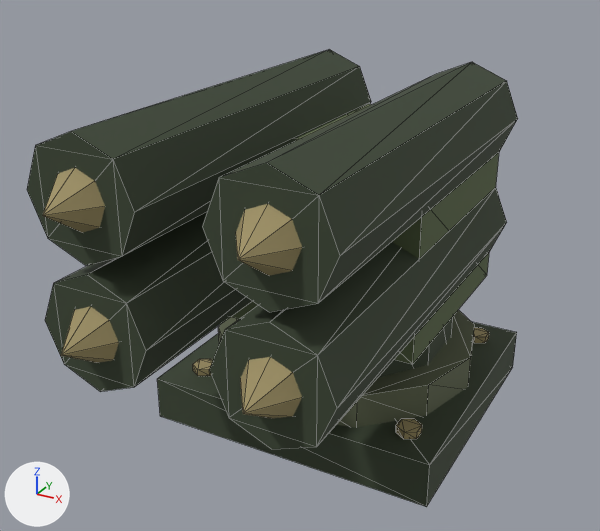
One commit to the OBJ model assets/models/equipment/missileRack.obj: the scene before it, then after it.
Camera for both pictures: a 50 mm lens placed at (0.884, -1.879, 1.304), pointed at (-0.013, -0.249, 0.489). Arrows for +X, +Y and +Z are at lower left; the lights stay in place. The older version comes first. Mesh edges are drawn as thin lines. Where no turn or scale is listed for an object, it has been applied to the vertices. Vertices at exactly the same position are counted once.

The first picture shows 'BASE.020', 'MOVING.009'.
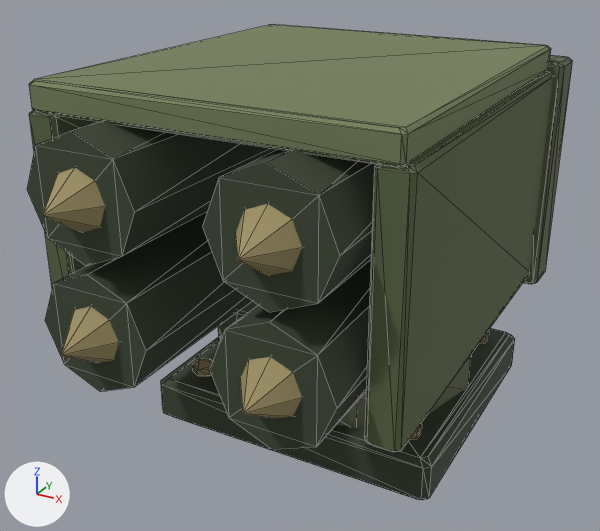
Diff of the bpy script that builds the scene:
```diff
--- a/assets/models/equipment/missileRack.obj.py
+++ b/assets/models/equipment/missileRack.obj.py
@@ me_base_020 @@
 # used by ob_base_020; location = (0.0, 0.0, 0.0)
-me_base_020.from_pydata(...)  # 80 vertices, 136 faces; spans x -0.39..0.39, y -0.365..0.365, z 0.0..0.21
+me_base_020.from_pydata(...)  # 104 vertices, 184 faces; spans x -0.39..0.39, y -0.365..0.365, z 0.0..0.21
+# me_base_020 part 1: the loose piece of 8 vertices spanning x -0.39..0.39, y -0.365..0.365, z 0.0..0.12 is rebuilt with 32 vertices and now spans x -0.39..0.39, y -0.365..0.365, z 0.0..0.12
 me_base_020.materials.append(mat_military_equipment_palette)
@@ me_moving_009 @@
 # used by ob_moving_009; location = (0.0, 0.0, 0.0)
-me_moving_009.from_pydata(...)  # 136 vertices, 228 faces; spans x -0.345..0.345, y -0.86..0.29, z 0.13..0.915
+me_moving_009.from_pydata(...)  # 320 vertices, 576 faces; spans x -0.45..0.45, y -0.86..0.375, z 0.13..0.973
+# me_moving_009 part 2: the loose piece of 8 vertices spanning x -0.305..0.305, y -0.285..0.285, z 0.32..0.72 is rebuilt with 32 vertices and now spans x -0.305..0.305, y -0.285..0.285, z 0.32..0.72
+# me_moving_009 part 3: a new loose piece of 32 vertices spanning x -0.428..-0.352, y -0.665..0.285, z 0.35..0.91, in mat_military_equipment_palette (picture img_palette_png)
+# me_moving_009 part 4: a new loose piece of 32 vertices spanning x 0.352..0.428, y -0.665..0.285, z 0.35..0.91, in mat_military_equipment_palette (picture img_palette_png)
+# me_moving_009 part 5: a new loose piece of 32 vertices spanning x 0.37..0.45, y 0.265..0.375, z 0.325..0.935, in mat_military_equipment_palette (picture img_palette_png)
+# me_moving_009 part 6: a new loose piece of 32 vertices spanning x -0.41..0.41, y -0.67..0.29, z 0.908..0.973, in mat_military_equipment_palette (picture img_palette_png)
+# other edits to the shape of me_moving_009 do not show in these pictures
 me_moving_009.materials.append(mat_military_equipment_palette)
```

Boxes [x1, y1, x2, y2] around the edits, measured in the pictures (600 x 531 px):
'MOVING.009', reshaped (11% wider, 7% taller): before [27, 49, 518, 449]; after [27, 24, 573, 452]
'BASE.020', reshaped: before [157, 310, 517, 507]; after [161, 313, 515, 500]
part 1 of me_base_020, rebuilt (7% shorter): before [157, 322, 517, 507]; after [161, 328, 515, 500]
part 2 of me_moving_009, rebuilt (mostly hidden): before [231, 153, 499, 364]; after [237, 301, 258, 315]
part 3 of me_moving_009, added (green): after [29, 110, 98, 287]
part 4 of me_moving_009, added (green): after [365, 72, 553, 452]
part 5 of me_moving_009, added: after [523, 55, 573, 284]
part 6 of me_moving_009, added (green): after [29, 24, 551, 167]
